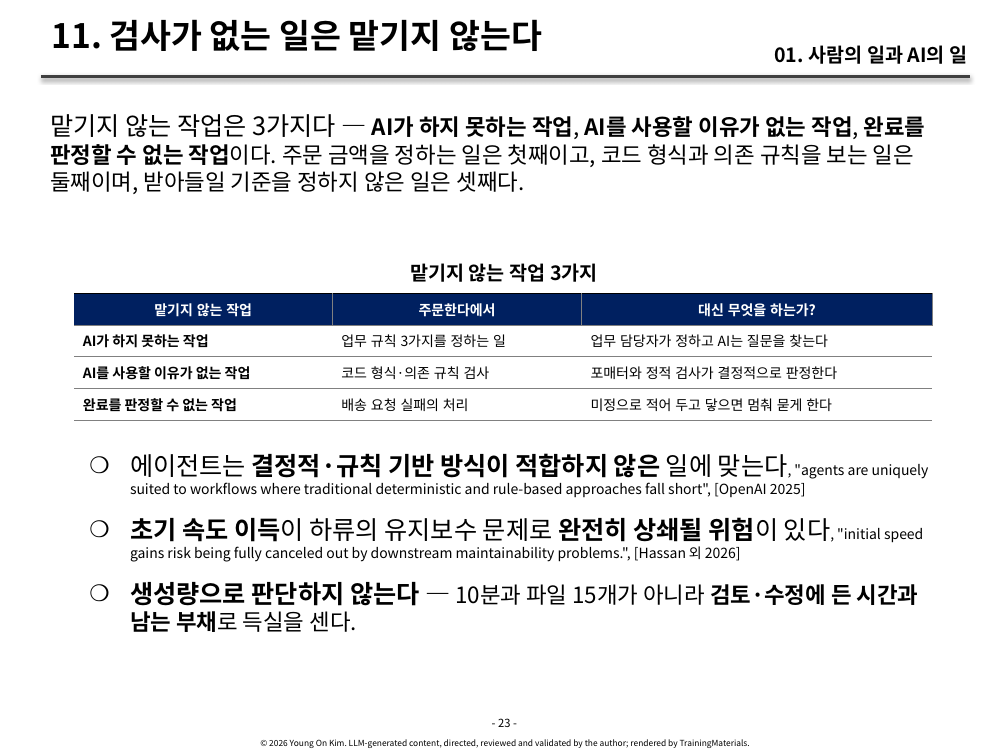
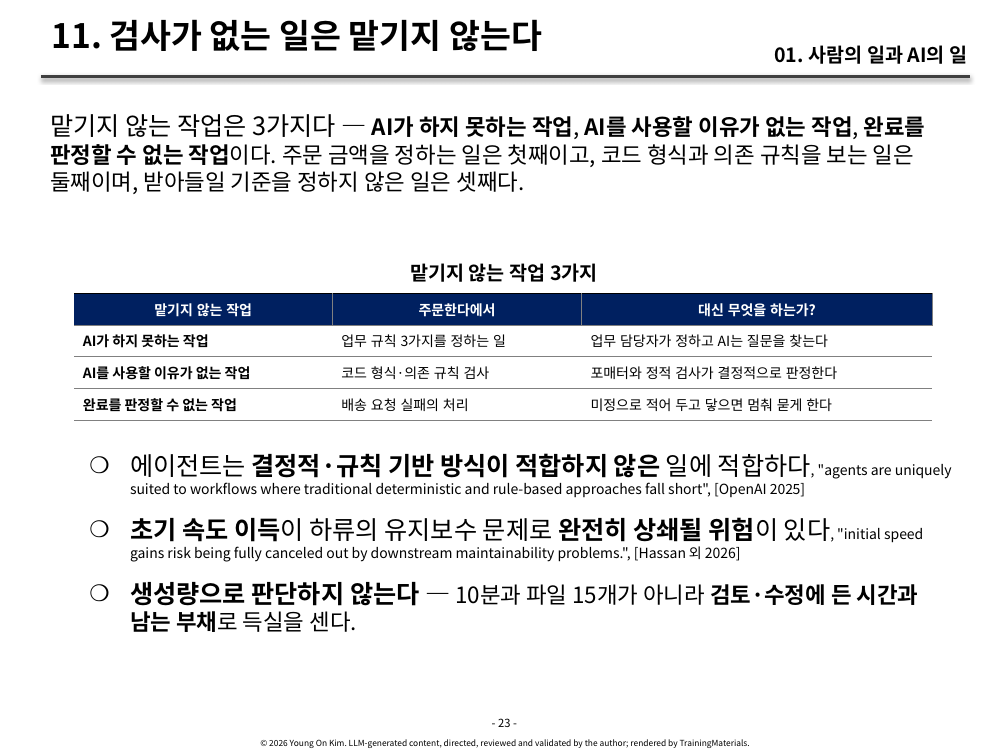
Before and after one commit to YoungSan77/TrainingMaterials, a slide deck: slide 23 of courses/ai-native/sessions/s01.pptx. Drawn at 1008x756 pixels with LibreOffice and Linux fonts; fonts in the diff are those of the drawing. Boxes give left, top, right and bottom in pixels: in the first picture for what was removed or moved away, otherwise in the second. Text is boxed around its words. In the diff, an @@ line names an element or a change of style, - is before the commit and + after.

```diff
--- a/courses/ai-native/sessions/s01.pptx
+++ b/courses/ai-native/sessions/s01.pptx
@@ text at [130, 453, 952, 498]: text changed @@
-    ❍ 에이전트는 결정적·규칙 기반 방식이 적합하지 않은 일에 맞는다, "agents are uniquely suited to workflows where traditional deterministic and rule-based approaches fall short", [OpenAI 2025]
+    ❍ 에이전트는 결정적·규칙 기반 방식이 적합하지 않은 일에 적합하다, "agents are uniquely suited to workflows where traditional deterministic and rule-based approaches fall short", [OpenAI 2025]
```
Also in this commit, not shown: 8 other slides changed, 4 other files.
